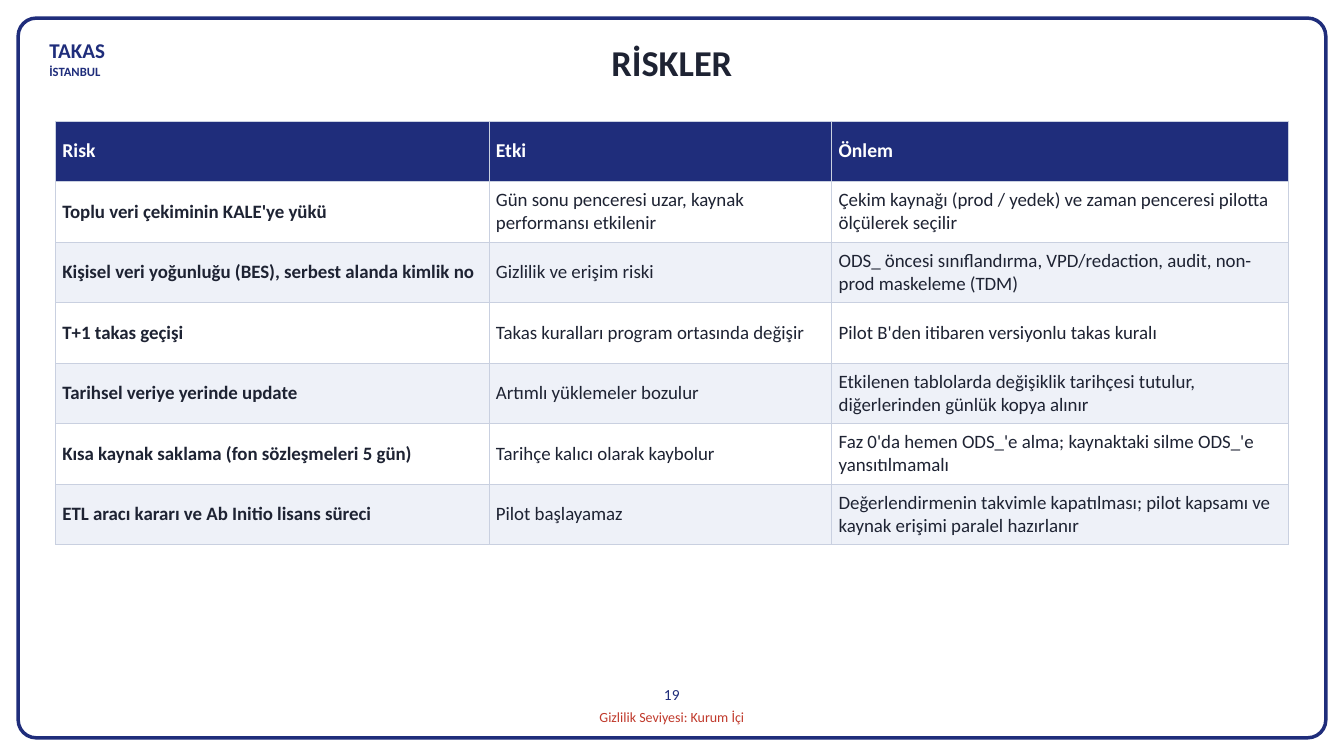
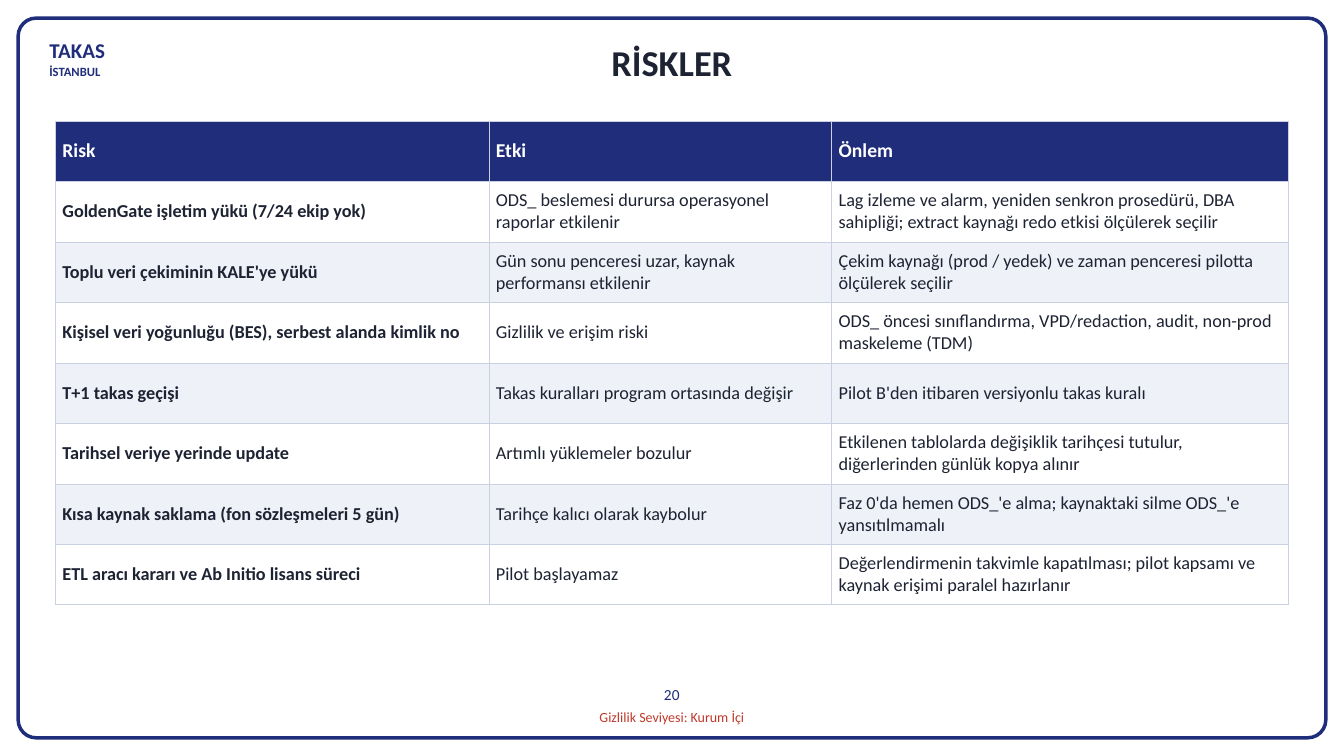
Before and after one commit to hanifidemirel0/Cursor-Projects, a slide deck: slide 25 of outputs/dwh-sunum-kasim-2026/5 - DWHSunum_Kasim2026.pptx (slide 23 before the commit). Drawn at 1344x756 pixels with LibreOffice and Linux fonts; fonts in the diff are those of the drawing. Boxes give left, top, right and bottom in pixels: in the first picture for what was removed or moved away, otherwise in the second. Text is boxed around its words. In the diff, an @@ line names an element or a change of style, - is before the commit and + after.

```diff
--- a/outputs/dwh-sunum-kasim-2026/5 - DWHSunum_Kasim2026.pptx
+++ b/outputs/dwh-sunum-kasim-2026/5 - DWHSunum_Kasim2026.pptx
@@ table at bbox=[55, 121, 1289, 605] @@
+row 2: GoldenGate işletim yükü (7/24 ekip yok) | ODS_ beslemesi durursa operasyonel raporlar etkilenir | Lag izleme ve alarm, yeniden senkron prosedürü, DBA sahipliği; extract kaynağı redo etkisi ölçülerek seçilir
@@ text at bbox=[664, 690, 680, 700]: text changed @@
-19
+20
```
Also in this commit, not shown: 11 other slides changed, 2 slides added, 5 other files.
